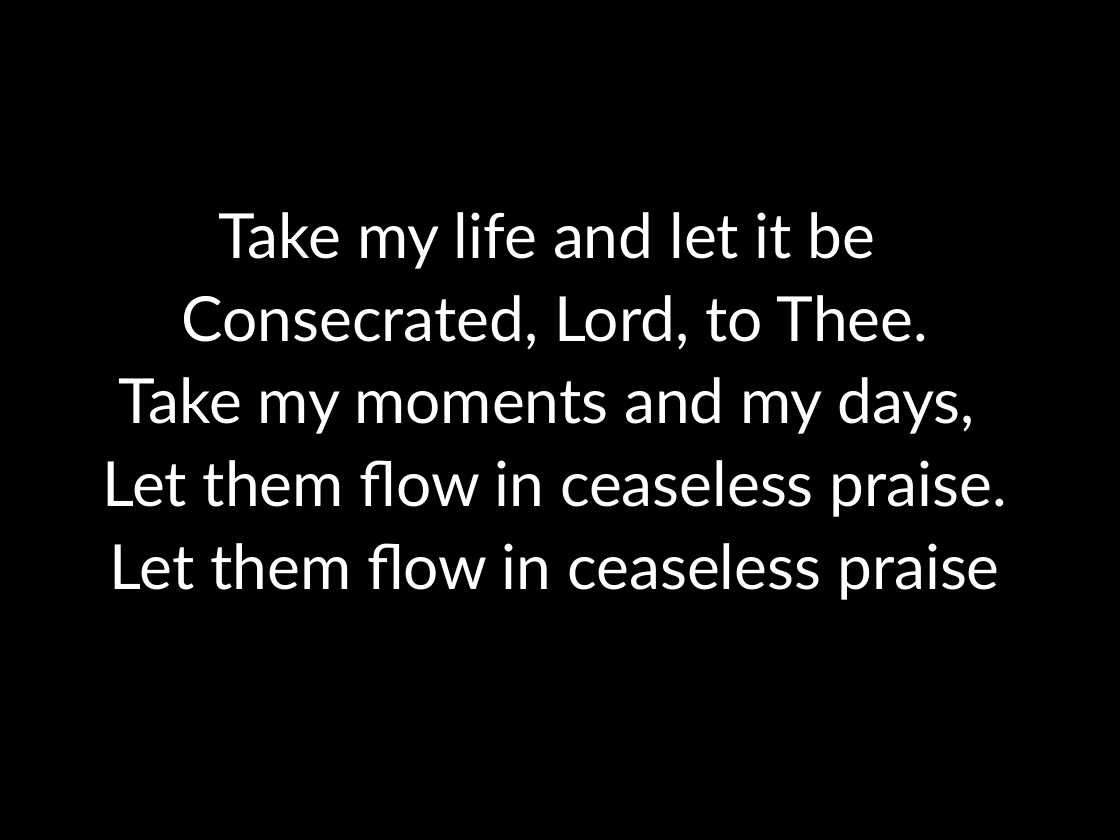
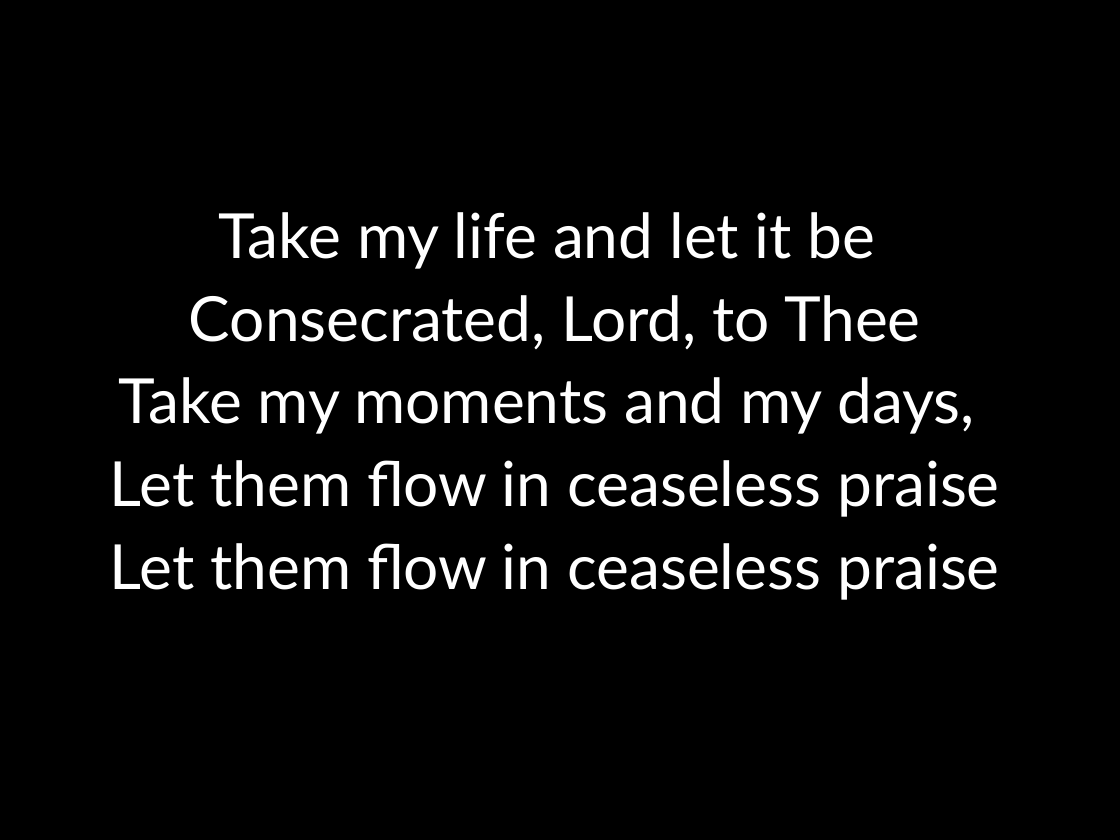
Before and after one commit to kendall412/worship, a slide deck: slide 2 of Take My Life and Let It Be.pptx (slide 1 before the commit). Drawn at 1120x840 pixels with LibreOffice and Linux fonts; fonts in the diff are those of the drawing. Boxes give left, top, right and bottom in pixels: in the first picture for what was removed or moved away, otherwise in the second. Text is boxed around its words. In the diff, an @@ line names an element or a change of style, - is before the commit and + after.

```diff
--- a/Take My Life and Let It Be.pptx
+++ b/Take My Life and Let It Be.pptx
@@ subtitle at [189, 295, 921, 349]: text changed @@
-Consecrated, Lord, to Thee.
+Consecrated, Lord, to Thee
@@ subtitle at [102, 460, 1007, 517]: paragraph removed @@
-Let them flow in ceaseless praise.
```
Also in this commit, not shown: 3 other slides changed, 1 slide added, 5 other files.
